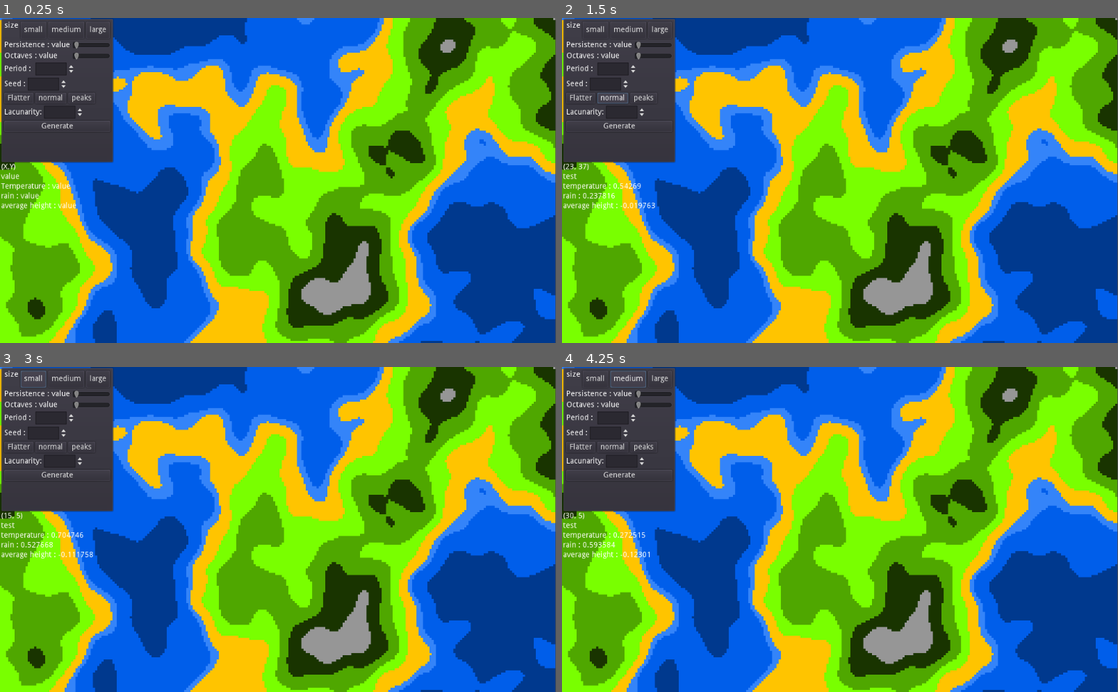
Above: before the commit, frames 1-4 (two rows, left to right).
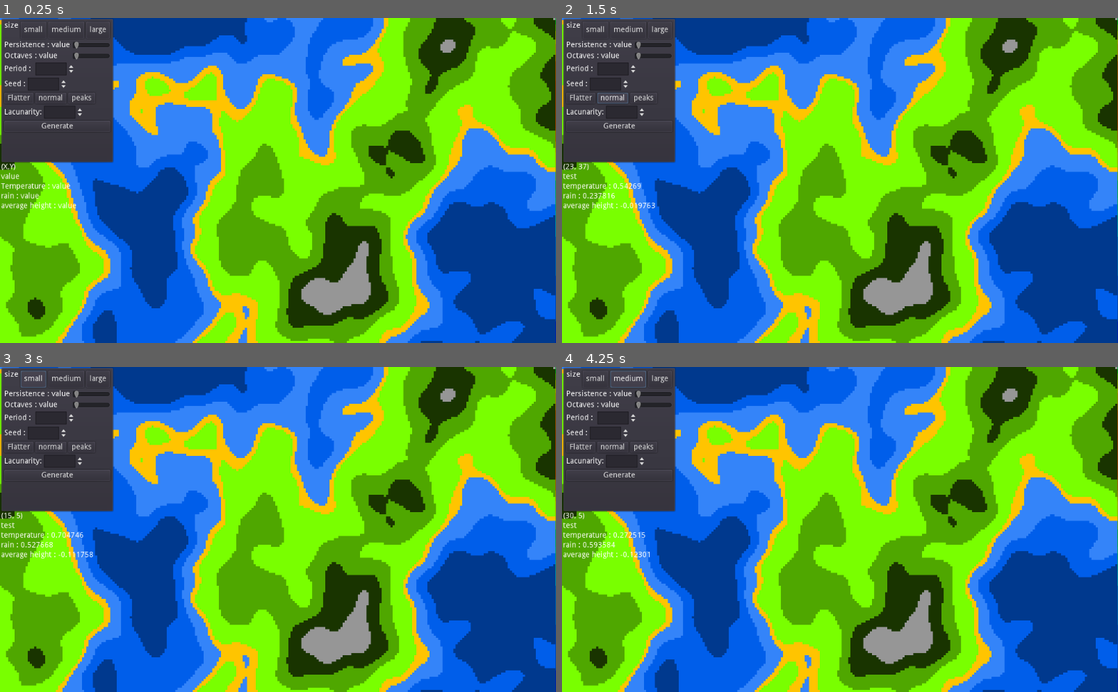
Above: after the commit, the same moments.

Repository: JSLucena/World-Generator
Game: Godot game, scene res://scenes/Generator.tscn
Same seed, same stepped clock (60 frames per second), same inputs: the game is played once before the commit and once after it.
Inputs:
- Up to frame 1 (0.25 s): no input
- Up to frame 2 (1.5 s): click "Generate" at 0.5 s; click "normal" at 1.25 s
- Up to frame 3 (3 s): click "normal" at 2 s; click "small" at 2.75 s
- Up to frame 4 (4.25 s): click "medium" at 3.5 s

The runs differ from the first frame. In frame 1, 15% of the frame differs, in the area x 0-100%, y 0-100%; in frame 2, 15%; in frame 3, 15%; in frame 4, 15%.

Commit message:
Added the rain map and the temperature map, but they will probably be reworked because Im not happy with the code

Diff:
--- a/scenes/Generator.tscn
+++ b/scenes/Generator.tscn
@@ -242,6 +242,11 @@
 text = "average height : value"
 
 [node name="rainMap" type="TileMap" parent="."]
+tile_set = ExtResource( 4 )
+cell_size = Vector2( 4, 4 )
+format = 1
+
+[node name="TemperatureMap" type="TileMap" parent="."]
 tile_set = ExtResource( 4 )
 cell_size = Vector2( 4, 4 )
 format = 1
--- a/scripts/Generator.gd
+++ b/scripts/Generator.gd
@@ -30,36 +30,42 @@
 	#pass
 func generate():
 	$TileMap.clear()
+	$rainMap.clear()
+	$TemperatureMap.clear()
+	randomize()
 	noise.seed = noise_seed
 	noise.octaves = octaves
 	noise.period = period
 	noise.persistence = persistence
 	noise.lacunarity = lacunarity
 
-	temperature_noise.seed = noise_seed + 1
+	temperature_noise.seed = noise_seed +1
 	temperature_noise.octaves = octaves
 	temperature_noise.period = period
-	temperature_noise.persistence = persistence
+	temperature_noise.persistence = persistence/2
 	temperature_noise.lacunarity = lacunarity
 
 	rain_noise.seed = noise_seed + 2
-	rain_noise.octaves = octaves
-	rain_noise.period = period
-	rain_noise.persistence = persistence
+	rain_noise.octaves = octaves/2
+	rain_noise.period = period*1.25
+	rain_noise.persistence = persistence/2
 	rain_noise.lacunarity = lacunarity-0.5
 
 
 	for x in range(0,size_x):
 		for y in range(0,size_y):
 				var height = noise.get_noise_2d(x,y) * height_modifier
+				var adjusted_temperature = modify_temperature(temperature_noise.get_noise_2d(x,y), height)
 				tile = get_tile_color(height) #This will probably be changed to include more biomes
 				rain_tile = get_rain_color(rain_noise.get_noise_2d(x,y))
 
+
+				temperature_tile = get_temperature_color(adjusted_temperature)
 				randomize()
 				biome_parameters[Vector2(x,y)] = [randf(),randf(),"test",height] #values are (temperature,rain,type,avg_height)
 				#print(biome_parameters[Vector2(x,y)])
 				$TileMap.set_cell(x,y,tile)
-
+				$TemperatureMap.set_cell(x+size_x,y,temperature_tile)
 				$rainMap.set_cell(x-size_x,y,rain_tile)
 func mouse_map_information():
 	var mousePosition = $TileMap.world_to_map(get_global_mouse_position())
@@ -88,11 +94,11 @@
 		return 13
 	elif perlin > 0.2:
 		return 12
-	elif perlin > 0.1:
+	elif perlin > 0.05:
 		return 11
-	elif perlin > 0:
+	elif perlin > 0.01:
 		return 8
-	elif perlin > -0.05:
+	elif perlin > -0.1:
 		return 17
 	elif perlin > -0.2:
 		return 15
@@ -133,6 +139,49 @@
 		return 15
 	else:
 		return 16
+func get_temperature_color(temperature):
+	if temperature > 0.8:
+		return 16
+	elif temperature > 0.6:
+		return 15
+	elif temperature > 0.4:
+		return 14
+	elif temperature > 0.3:
+		return 13
+	elif temperature > 0.20:
+		return 12
+	elif temperature > 0.15:
+		return 11
+	elif temperature > 0.1:
+		return 10
+	elif temperature > 0.05:
+		return 9
+	elif temperature > 0:
+		return 8
+	elif temperature > -0.05:
+		return 7
+	elif temperature > -0.1:
+		return 6
+	elif temperature > -0.15:
+		return 5
+	elif temperature > -0.20:
+		return 4
+	elif temperature > -0.3:
+		return 3
+	elif temperature > -0.4:
+		return 2
+	elif temperature > -0.6:
+		return 1
+	else:
+		return 0
+
+func modify_temperature(temperature, height):
+	if height > 0:
+		return temperature - pow(height,2)
+	else:
+		 return temperature
+
+
 
 func _input(event):
 	if event is InputEventMouseMotion:
